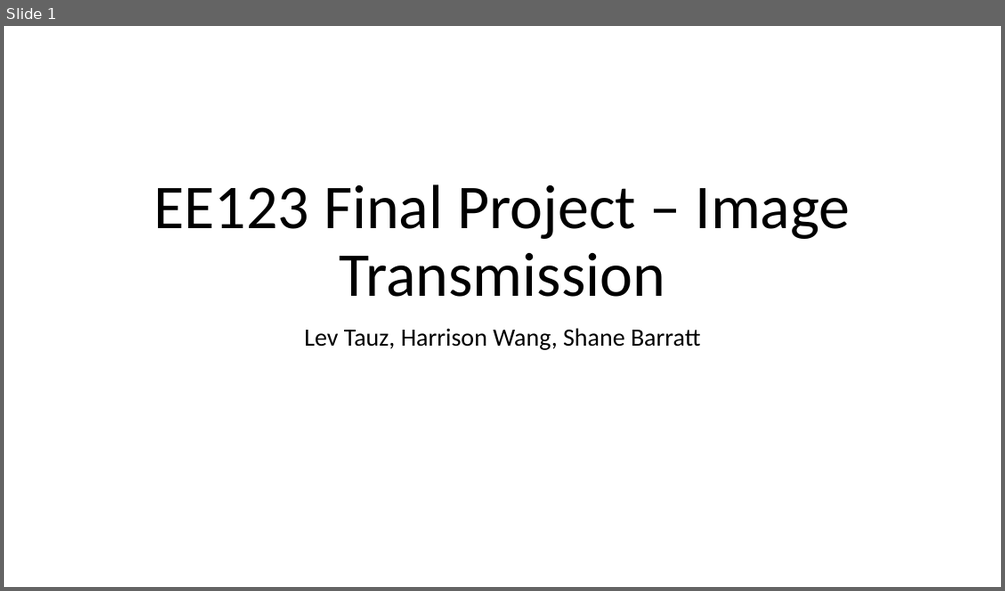
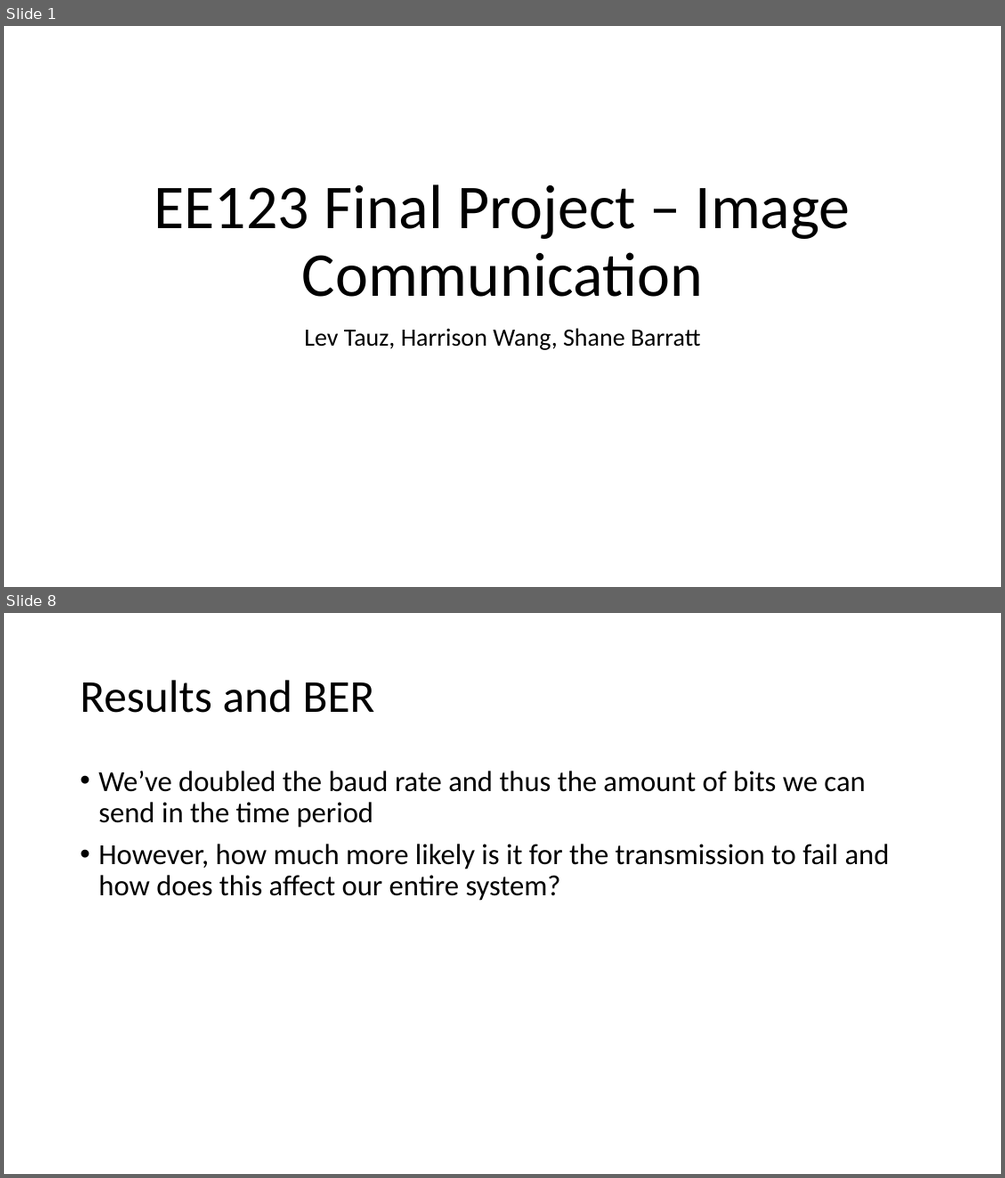
Before and after one commit to levtauz/Image_Project, a slide deck: presentation.pptx. Shown one above the other, each under a label of ours: slide 1 before the commit, slides 1 and 8 after it; the slides between them are not shown. The pictures are 1005x591 and 1005x1178 pixels, drawn with LibreOffice and Linux fonts; fonts in the diff are those of the drawing. Boxes give left, top, right and bottom in pixels: in the first picture for what was removed or moved away, otherwise in the second. Text is boxed around its words. In the diff, an @@ line names an element or a change of style, - is before the commit and + after.

```diff
--- a/presentation.pptx
+++ b/presentation.pptx
@@ slide 8 added at <box>4,613,1001,1174</box>, background #FFFFFF @@
@@ title added at <box>80,680,375,713</box>, 44 pt, text #000000 @@
+Results and BER
@@ text added at <box>98,771,890,900</box>, 28 pt, text #000000 @@
+• We’ve doubled the baud rate and thus the amount of bits we can send in the time period
+• However, how much more likely is it for the transmission to fail and how does this affect our entire system?
@@ slide 1 changed as well @@
@@ title at <box>154,184,850,297</box>: text changed @@
-EE123 Final Project – Image Transmission
+EE123 Final Project – Image Communication
```
Also in this commit, not shown: 6 other slides added, 2 slides removed, 2 other files.
